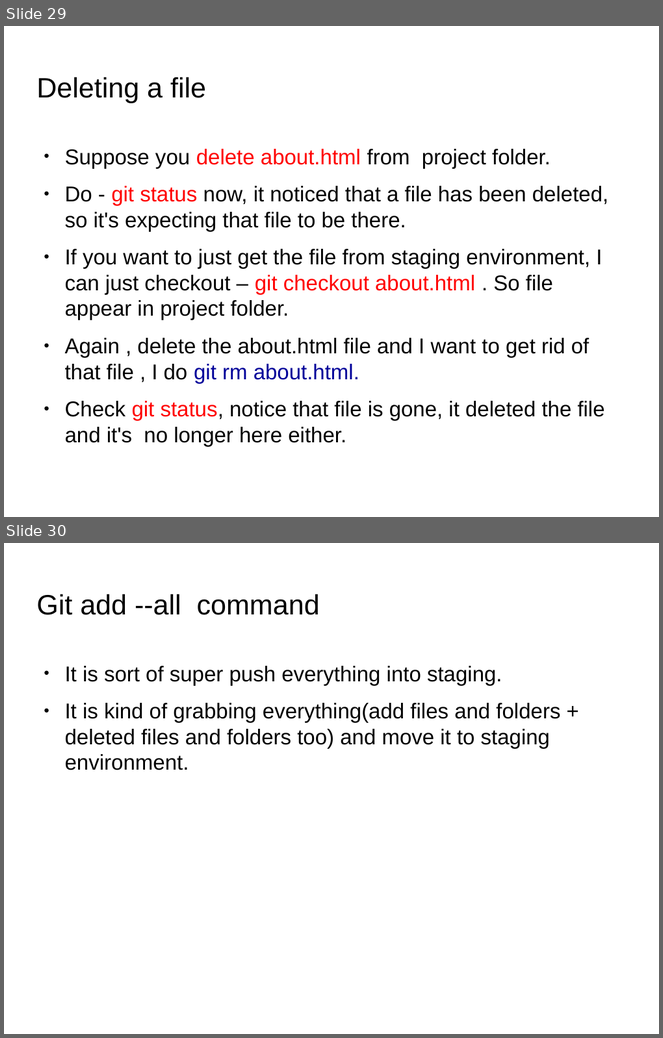
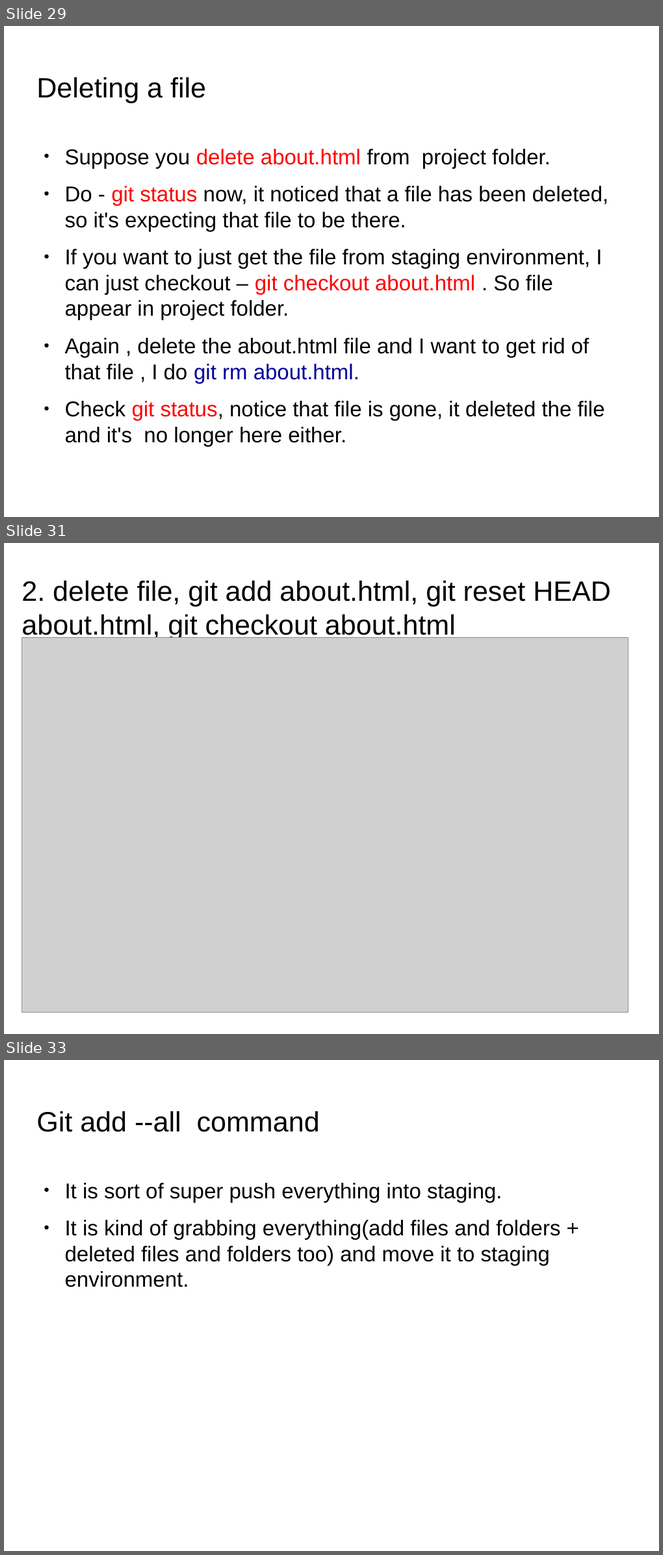
Before and after one commit to anumsh/Learning-Git-and-Github, a slide deck: git_and_GitHub.odp. Shown one above the other, each under a label of ours: slides 29 and 30 before the commit, slides 29, 31 and 33 after it; the slides between them are not shown. The pictures are 663x1038 and 663x1555 pixels, drawn with LibreOffice and Linux fonts; fonts in the diff are those of the drawing; grey boxes stand for pictures; background and template pictures are left out. Boxes give left, top, right and bottom in pixels: in the first picture for what was removed or moved away, otherwise in the second. Text is boxed around its words. In the diff, an @@ line names an element or a change of style, - is before the commit and + after.

Commit message:
feat: Add images in slide

```diff
--- a/git_and_GitHub.odp
+++ b/git_and_GitHub.odp
@@ slide 31 added at (4, 543, 659, 1034), background picture (left out) @@
@@ title added at (22, 580, 611, 640), 33.9 pt, text #000000 @@
+2. delete file, git add about.html, git reset HEAD about.html, git checkout about.html
@@ picture added at (22, 637, 628, 1013) @@
@@ what was slide 30 is now slide 33 @@
```
Also in this commit, not shown: 2 other slides added, 3 other files.
